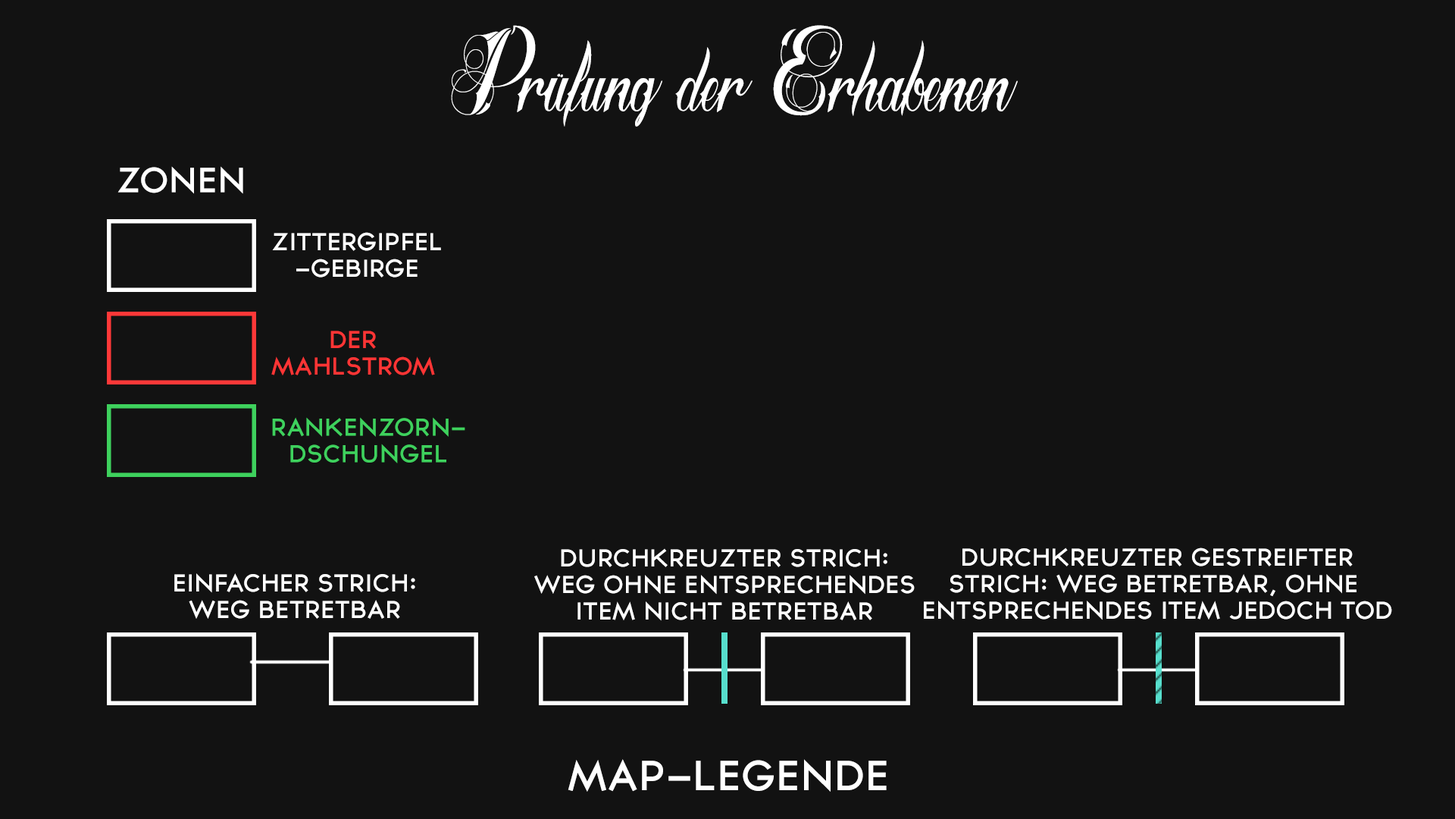
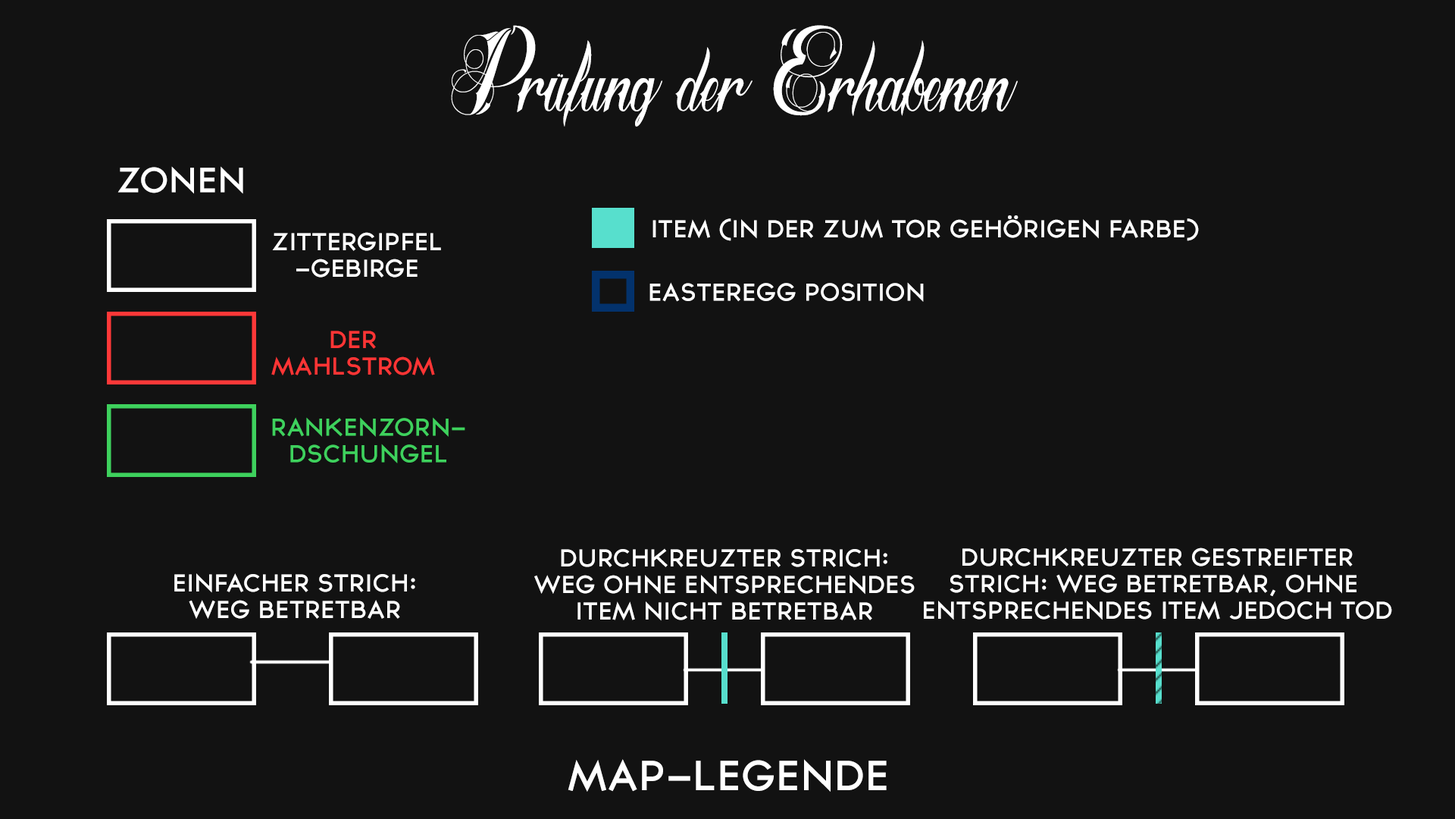
Layers edited between the first and the second 1455×819 image:
added layer "EASTEREGG POSITION" above "Rechteck 4" over (x1=649, y1=281, x2=924, y2=302)
added layer "Rechteck 4" above "MAP-LEGENDE" over (x1=591, y1=270, x2=635, y2=312)
added group "LEGEND" with 2 layers above "Rooms" over (x1=591, y1=207, x2=1200, y2=248)
added layer "ITEM (IN DER ZUM TOR GEHÖRIGEN FARBE)" in group "LEGEND" over (x1=652, y1=215, x2=1200, y2=242)
added layer "Rechteck 3" in group "LEGEND" over (x1=591, y1=207, x2=635, y2=248)
showed group "Rooms" (7 layers) over (x1=591, y1=207, x2=1200, y2=312)
